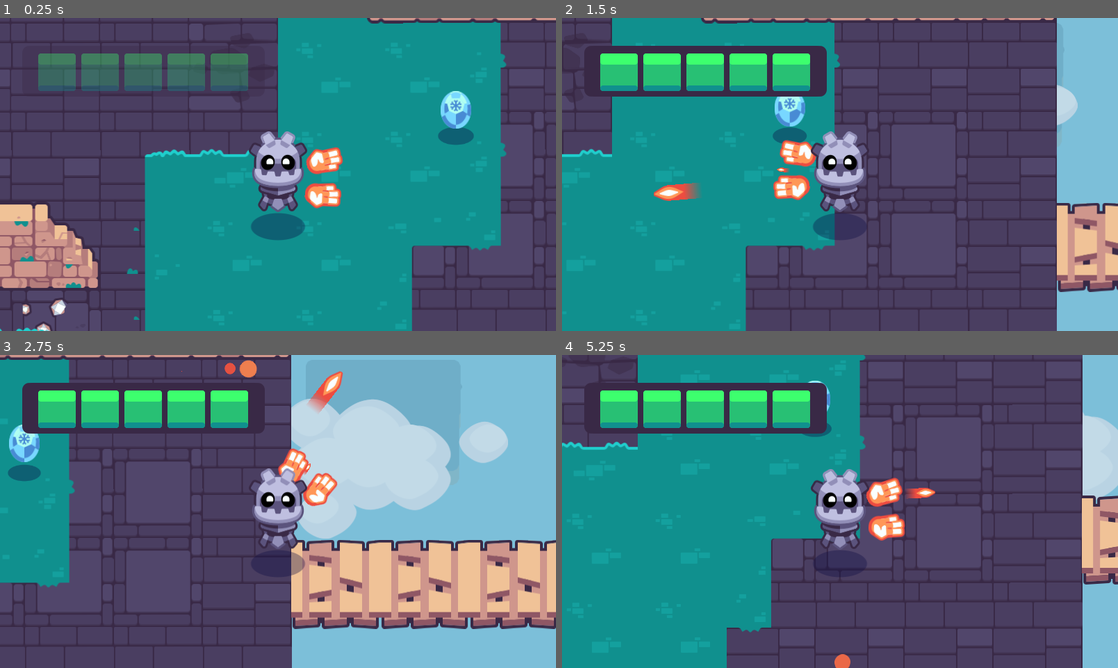
Above: before the commit, frames 1-4 (two rows, left to right).
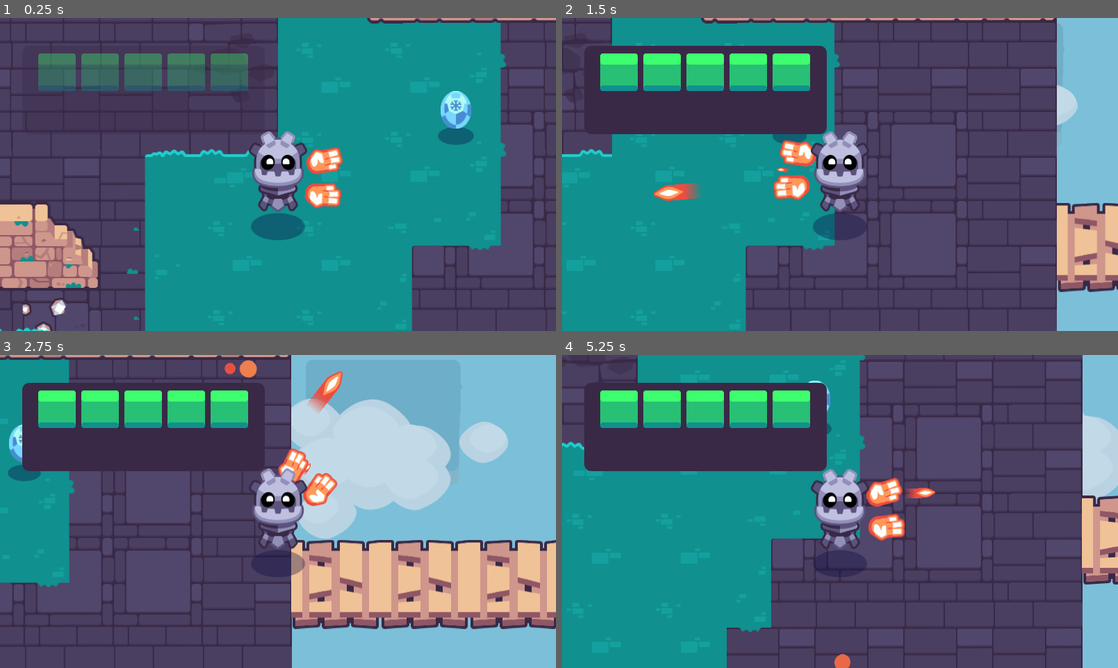
Above: after the commit, the same moments.

Repository: Amnoobmaster1/2d-GameDev-Course
Game: Godot game, scene res://completed_project.tscn
Two runs of this game, one before a commit and one after it. Both use one fixed random seed, a clock stepped at 60 frames per second and the inputs below. Sound files missing from this copy of the repository are replaced by a short silence.
Inputs (mouse positions are in pixels of both pictures, inside the frame that each line leads up to):
- Up to frame 1 (0.25 s): no input
- Up to frame 2 (1.5 s): tap Enter at 0.5 s; move the mouse to (962, 158) at 0.52 s; hold D (move_right) 0.53-1.25 s; hold Mouse wheel down (cycle_weapon_down) 0.53-1.25 s; click (962, 158) at 0.67 s; drag from (728, 190) to (812, 115) at 1.27 s
- Up to frame 3 (2.75 s): move the mouse to (333, 442) at 2.02 s; press the mouse at (333, 442) at 2.03 s; hold D (move_right) from 2.03 s (still down)
- Up to frame 4 (5.25 s): release D (move_right) at 2.75 s; release the mouse at (895, 442) at 2.75 s; drag from (812, 574) to (745, 370) at 2.77 s; move the mouse to (1006, 558) at 3.52 s; hold A (move_left) 3.53-4.25 s; hold Mouse wheel up (cycle_weapon_up) 3.53-4.25 s; drag from (673, 464) to (840, 539) at 4.27 s; move the mouse to (867, 511) at 5.02 s; hold S (move_down) from 5.03 s (still down); hold Mouse wheel down (cycle_weapon_down) from 5.03 s (still down); click (867, 511) at 5.17 s

The runs differ from the first frame. In frame 2, 5.1% of the frame differs, in the area x 4-48%, y 23-38%; in frame 3, 4.3%; in frame 4, 5.2%.

Commit message:
Godot editor

Diff:
--- a/02.getting-to-know-godot/completed_project.tscn
+++ b/02.getting-to-know-godot/completed_project.tscn
@@ -92,7 +92,7 @@
 offset_left = 32.0
 offset_top = 40.0
 offset_right = 381.0
-offset_bottom = 113.0
+offset_bottom = 167.0
 
 [node name="Player" parent="." instance=ExtResource("4_idksr")]
 position = Vector2(768, 512)
--- a/02.getting-to-know-godot/project.godot
+++ b/02.getting-to-know-godot/project.godot
@@ -30,6 +30,10 @@
 window/size/viewport_height=1080
 window/stretch/mode="2d"
 window/size/fullscreen=true
+
+[editor_plugins]
+
+enabled=PackedStringArray("res://addons/godot_tours/plugin.cfg")
 
 [filesystem]
 
@@ -145,7 +149,7 @@
 
 [internationalization]
 
-locale/translations_pot_files=PackedStringArray("res://addon …(686 unchanged characters)… om-zero/assemble_path_of_sorcerers_2.gd")
+locale/translations_pot_files=PackedStringArray("res://addon …(686 unchanged characters)… om-zero/assemble_path_of_sorcerers_2.gd", "res://addons/godot_tours/tour.gd", "res://tours/godot-first-tour/godot_first_tour.gd", "res://tours/102_assemble_your_first_game/01_add_player_and_rooms/01_add_player_and_rooms.gd", "res://tours/102_assemble_your_first_game/02_add_bridges/02_add_bridges.gd", "res://tours/102_assemble_your_first_game/03_add_sky_and_healthbar/03_add_sky_and_healthbar.gd", "res://tours/102_assemble_your_first_game/04_connect_healthbar_to_player/04_connect_healthbar_to_player.gd", "res://tours/102_assemble_your_first_game/05_add_chest_that_spawns_pickups/05_add_chest_that_spawns_pickups.gd")
 
 [layer_names]
 
Not shown, added: 02.getting-to-know-godot/readme/gdtour-intro.png.import
Not shown, added: 02.getting-to-know-godot/godot_tours.log
Not shown, added: 02.getting-to-know-godot/godot_tours.log-1CMKfZ
